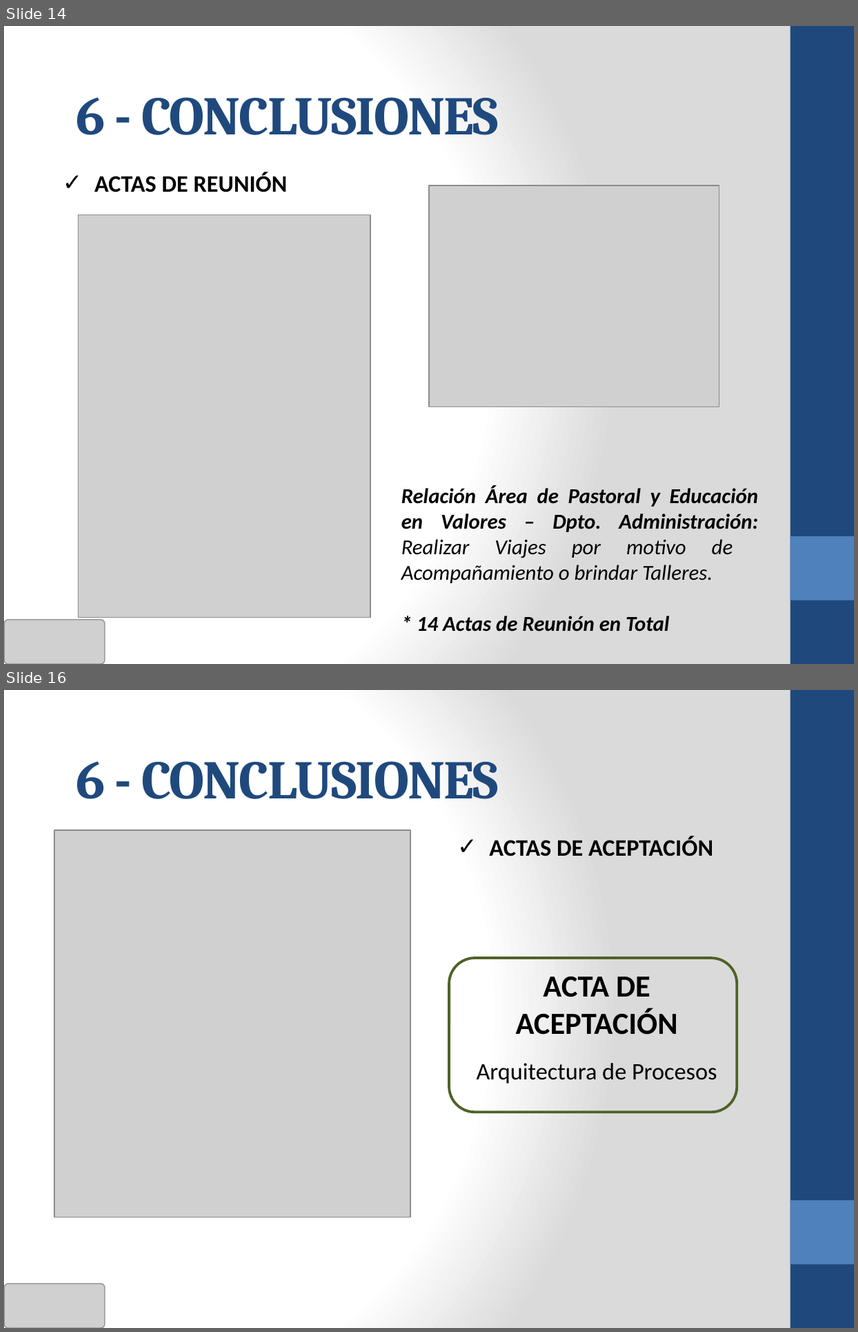
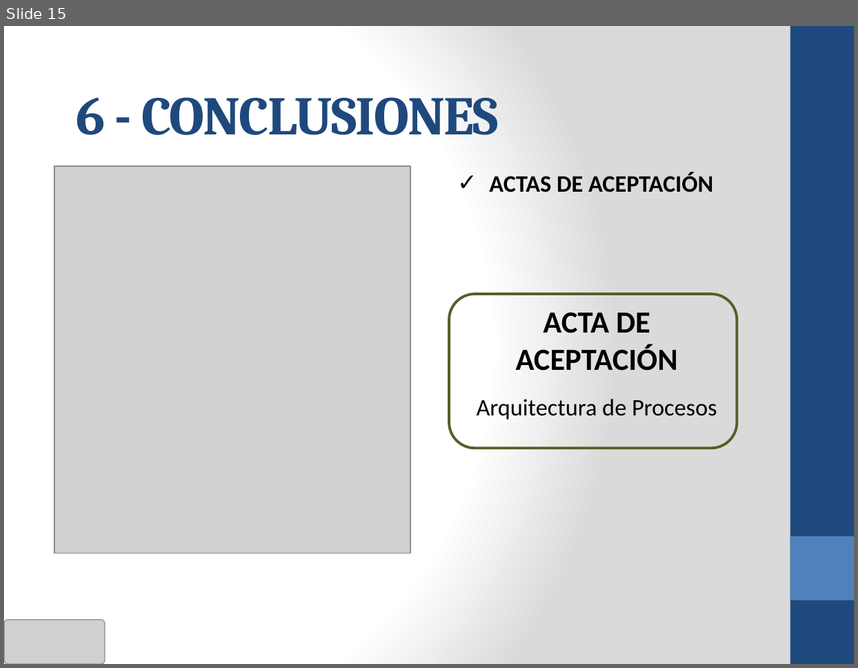
Before and after one commit to cms/proyecto-fya, a slide deck: Presentacion Final Ciclo 2011-02/ANOCFAP-[Presentación Final v3.0].pptx. Shown one above the other, each under a label of ours: slides 14 and 16 before the commit, slide 15 after it; the slides between them are not shown. The pictures are 858x1332 and 858x668 pixels, drawn with LibreOffice and Linux fonts; fonts in the diff are those of the drawing; grey boxes stand for pictures. Boxes give left, top, right and bottom in pixels: in the first picture for what was removed or moved away, otherwise in the second. Text is boxed around its words. In the diff, an @@ line names an element or a change of style, - is before the commit and + after.

```diff
--- a/Presentacion Final Ciclo 2011-02/ANOCFAP-[Presentación Final v3.0].pptx
+++ b/Presentacion Final Ciclo 2011-02/ANOCFAP-[Presentación Final v3.0].pptx
@@ slide 14 removed at [4, 26, 854, 664], background gradient #FFFFFF to #DADADA; not listed: 2 template elements that a slide beside it also shows @@
@@ title removed at [76, 97, 499, 135] @@
-6 - CONCLUSIONES
@@ text removed at [94, 172, 288, 192] @@
-✓ ACTAS DE REUNIÓN
@@ picture removed at [429, 185, 720, 406] @@
@@ picture removed at [78, 215, 370, 617] @@
@@ text removed at [401, 485, 758, 631] @@
-Relación Área de Pastoral y Educación en Valores – Dpto. Administración: Realizar Viajes por motivo de Acompañamiento o brindar Talleres.
-* 14 Actas de Reunión en Total
@@ picture removed at [4, 619, 104, 664] @@
@@ what was slide 16 is now slide 15 @@
```
Also in this commit, not shown: 2 slides changed, 3 slides added, 5 other slides removed.
